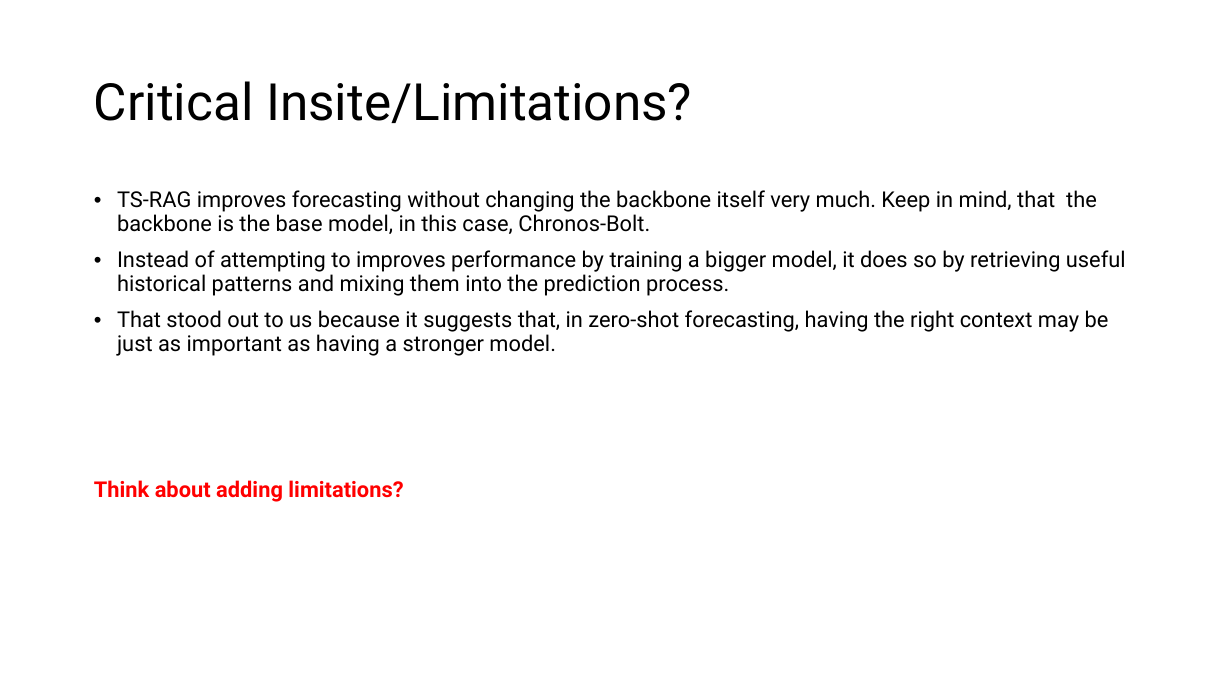
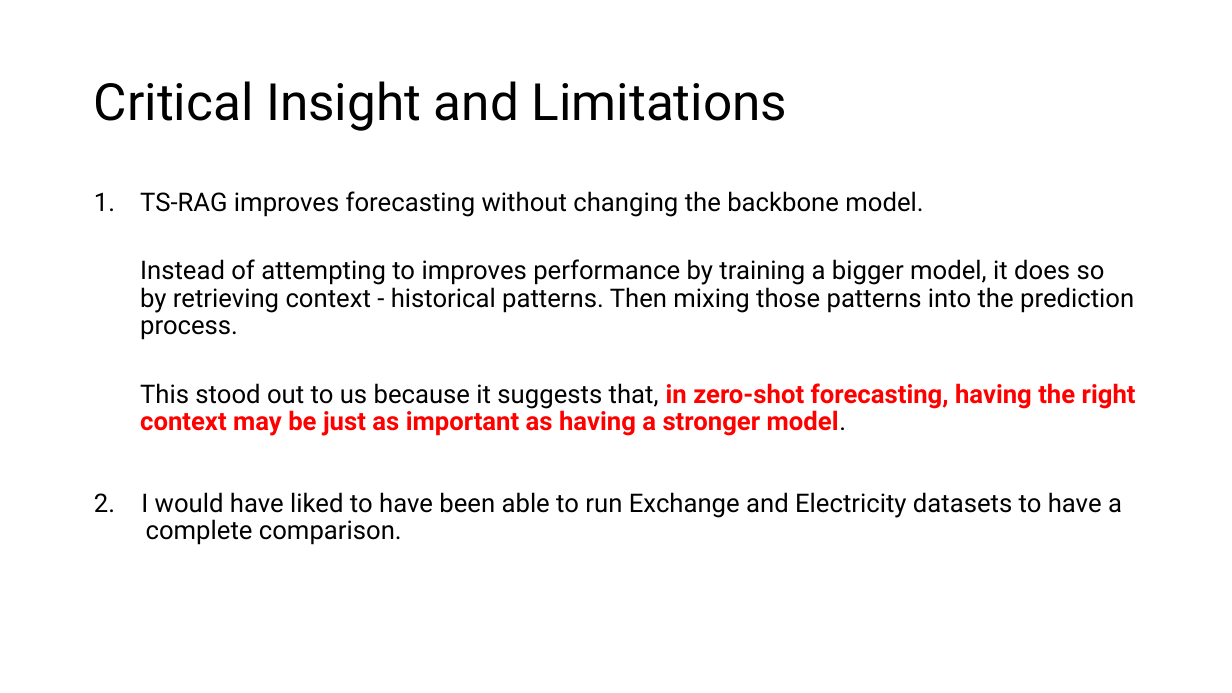
Before and after one commit to ZGRochelleDev/intelligent-systems-code-Review, a slide deck: slide 14 of deliverables/code-review-presentation.pptx (slide 13 before the commit). Drawn at 1232x693 pixels with LibreOffice and Linux fonts; fonts in the diff are those of the drawing. Boxes give left, top, right and bottom in pixels: in the first picture for what was removed or moved away, otherwise in the second. Text is boxed around its words. In the diff, an @@ line names an element or a change of style, - is before the commit and + after.

```diff
--- a/deliverables/code-review-presentation.pptx
+++ b/deliverables/code-review-presentation.pptx
@@ title at bbox=[94, 81, 787, 131]: text changed @@
-Critical Insite/Limitations?
+Critical Insight and Limitations
@@ text at bbox=[94, 191, 1136, 545]: text changed; size 17 to 20 pt @@
-• TS-RAG improves forecasting without changing the backbone itself very much. Keep in mind, that the backbone is the base model, in this case, Chronos-Bolt.
-• Instead of attempting to improves performance by training a bigger model, it does so by retrieving useful historical patterns and mixing them into the prediction process.
-• That stood out to us because it suggests that, in zero-shot forecasting, having the right context may be just as important as having a stronger model.
-Think about adding limitations?
+1. TS-RAG improves forecasting without changing the backbone model.
+  Instead of attempting to improves performance by training a bigger model, it does so by retrieving context - historical patterns. Then mixing those patterns into the prediction process.
+  This stood out to us because it suggests that, in zero-shot forecasting, having the right context may be just as important as having a stronger model.
+2. I would have liked to have been able to run Exchange and Electricity datasets to have a
+complete comparison.
```
Also in this commit, not shown: 11 other slides changed, 3 slides added, 1 slide removed, 9 other files.
